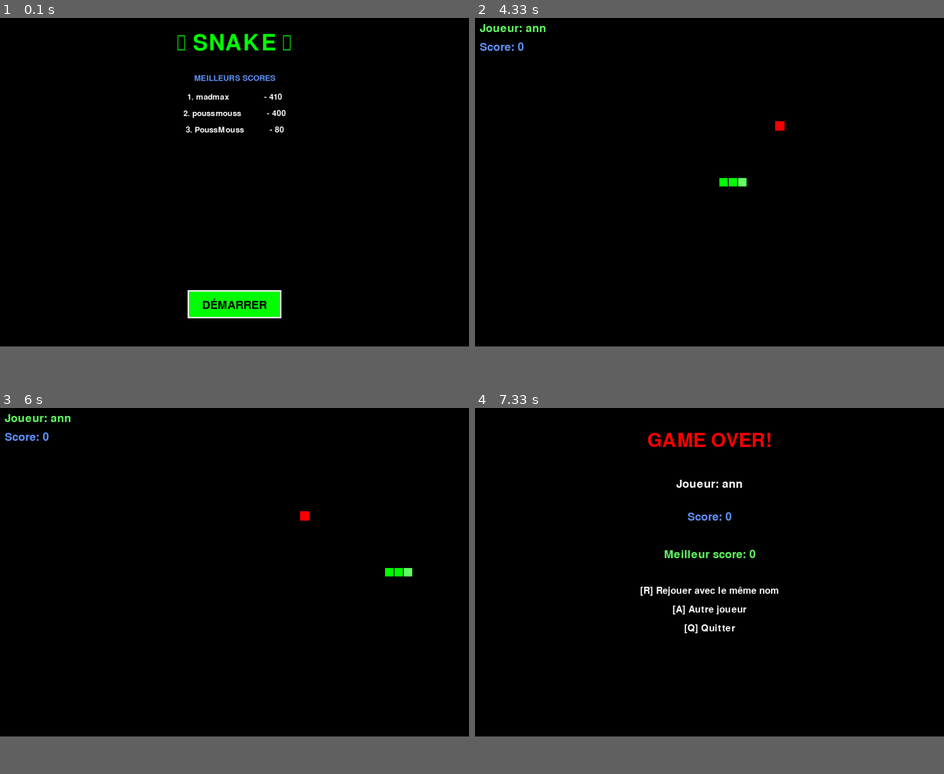
Above: before the commit, frames 1-4 (two rows, left to right).
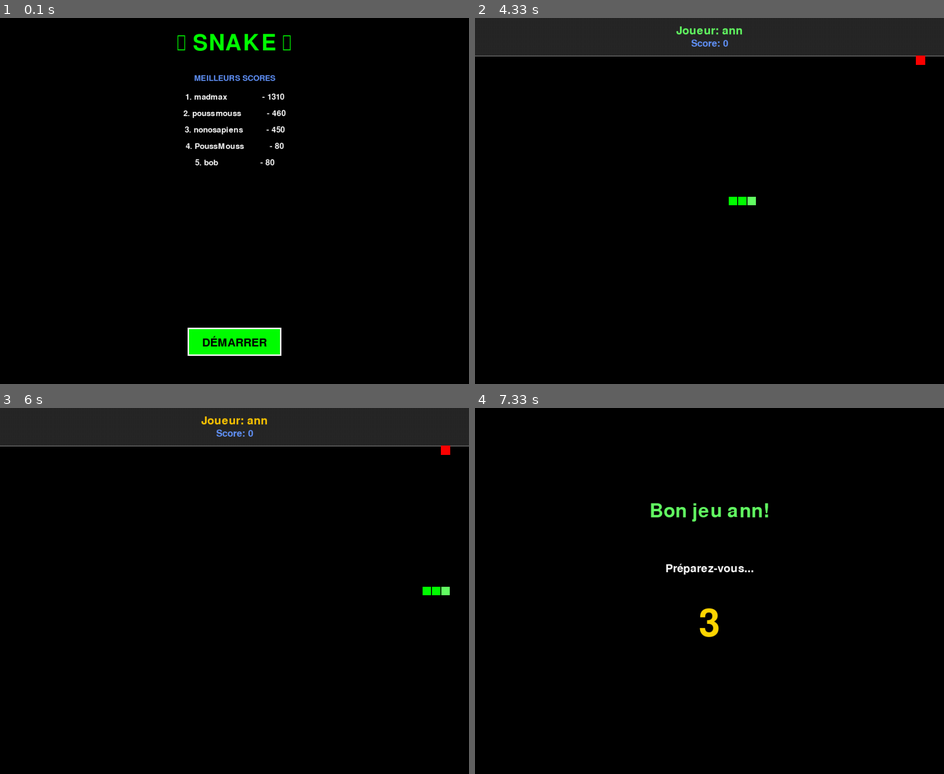
Above: after the commit, the same moments.

Repository: mouss340/pygame-zoe
Game: pygame game, started from snake_game.py
The game is run twice, just before and just after one commit, with the same random seed, the same clock (stepped at 60 frames per second) and the same inputs.
Inputs:
- Up to frame 1 (0.1 s): no input
- Up to frame 2 (4.33 s): click "DÉMARRER" at 0.38 s; type "ann" at 0.67 s; tap Enter at 1 s
- Up to frame 3 (6 s): hold ` from 5.43 s (still down); hold Right from 5.43 s (still down); tap Space at 5.5, 5.8 s
- Up to frame 4 (7.33 s): release ` at 6.07 s; release Right at 6.07 s; tap R at 6.45 s
In our replay, the window is 900x630 before the commit and 900x702 after it. These sizes can differ from the game's own. Grey fills any space a smaller window leaves; there, only what the larger window draws over its background counts as a difference.

The runs differ from the first frame. In frame 1, 3.4% of the frame differs, in the area x 39-61%, y 20-93%; in frame 2, 11%, in the area x 0-100%, y 0-52%; in frame 3, 11%; in frame 4, 2.5%.

Commit message:
UI: Fix panel layout - prevent apples and snake from entering top menu panel

Diff:
--- /dev/null
+++ b/joueurs.json
@@ -0,0 +1,30 @@
+{
+  "madmax": {
+    "couleur": [
+      255,
+      50,
+      50
+    ]
+  },
+  "bob": {
+    "couleur": [
+      0,
+      255,
+      0
+    ]
+  },
+  "nonosapiens": {
+    "couleur": [
+      0,
+      255,
+      0
+    ]
+  },
+  "poussmouss": {
+    "couleur": [
+      0,
+      100,
+      255
+    ]
+  }
+}
--- a/scores.json
+++ b/scores.json
@@ -20,7 +20,27 @@
     240,
     80,
     30,
-    410
+    410,
+    500,
+    200,
+    130,
+    190,
+    290,
+    360,
+    780,
+    90,
+    120,
+    270,
+    190,
+    270,
+    370,
+    1310,
+    600,
+    510,
+    180,
+    470,
+    190,
+    20
   ],
   "poussmouss": [
     10,
@@ -37,10 +57,31 @@
     370,
     280,
     190,
-    400
+    400,
+    150,
+    460,
+    0,
+    180,
+    30,
+    70,
+    0,
+    40
   ],
   "PoussMouss": [
     80,
     0
+  ],
+  "bob": [
+    80,
+    80,
+    40
+  ],
+  "nonosapiens": [
+    430,
+    30,
+    0,
+    20,
+    110,
+    450
   ]
 }
--- a/snake_game.py
+++ b/snake_game.py
@@ -101,6 +101,15 @@
                 return i
     return 0  # Couleur par défaut (VERT)
 
+def obtenir_couleur_rgb_joueur(joueurs, nom):
+    """
+    Retourne la couleur RGB sauvegardée d'un joueur
+    Par défaut, retourne None si pas de couleur sauvegardée
+    """
+    if nom in joueurs and "couleur" in joueurs[nom]:
+        return joueurs[nom]["couleur"]
+    return None
+
 def sauvegarder_couleur_joueur(joueurs, nom, couleur_rgb):
     """
     Sauvegarde la couleur préférée d'un joueur
@@ -137,11 +146,14 @@
 
 # Dimensions de la fenêtre du jeu
 LARGEUR = 1000
-HAUTEUR = 700
+HAUTEUR = 780  # Augmenté pour ajouter un panneau en haut (80 pixels)
 
 # Taille des carrés (pixels)
 # Tout dans ce jeu est basé sur des carrés de 20x20 pixels
 TAILLE_CASE = 20
+
+# Hauteur du panneau d'information en haut
+HAUTEUR_PANNEAU = 80
 
 # Couleurs (format RGB : Rouge, Vert, Bleu - valeurs 0 à 255)
 NOIR = (0, 0, 0)
@@ -185,8 +197,9 @@
 
 # Calculer la position de départ alignée avec la grille
 # (important : toutes les positions doivent être des multiples de TAILLE_CASE)
+# Le serpent doit démarrer après le panneau (y >= HAUTEUR_PANNEAU)
 start_x = (LARGEUR // 2) // TAILLE_CASE * TAILLE_CASE
-start_y = (HAUTEUR // 2) // TAILLE_CASE * TAILLE_CASE
+start_y = ((HAUTEUR_PANNEAU + (HAUTEUR - HAUTEUR_PANNEAU) // 2) // TAILLE_CASE) * TAILLE_CASE
 
 # Position du serpent (liste de coordonnées x, y)
 # On commence avec un serpent de 3 carrés
@@ -212,7 +225,8 @@
     """
     while True:
         x = random.randint(0, (LARGEUR - TAILLE_CASE) // TAILLE_CASE) * TAILLE_CASE
-        y = random.randint(0, (HAUTEUR - TAILLE_CASE) // TAILLE_CASE) * TAILLE_CASE
+        # Générer y dans la zone de jeu seulement (pas dans le panneau)
+        y = random.randint((HAUTEUR_PANNEAU // TAILLE_CASE), (HAUTEUR - TAILLE_CASE) // TAILLE_CASE) * TAILLE_CASE
         pomme_pos = (x, y)
         # S'assurer que la pomme n'apparaît pas sur le serpent
         # Note: On ne peut pas toujours éviter le serpent, donc on prend juste une position aléatoire
@@ -229,13 +243,52 @@
     # Donc: 0-99 pts = 1 pomme, 100-199 pts = 1 pomme, 200-299 pts = 2 pommes, etc.
     return 1 + (score // 200)
 
-def initialiser_pommes(nombre_pommes, serpent_actuel):
+def est_joueur_piege(nom_joueur):
+    """
+    Retourne True si le joueur doit être piégé (n'est pas Zoé ou un ami)
+    """
+    joueurs_amis = ["poussmouss", "madmax"]  # Les bons copains
+    return nom_joueur.lower() not in joueurs_amis
+
+def generer_pomme_pieges(serpent_actuel, piege=False):
+    """
+    Génère une pomme. Si piege=True, 20% des pommes sont près des bords
+    """
+    while True:
+        if piege and random.random() < 0.2:
+            # 20% : placer la pomme près des bords (en évitant le panneau)
+            bord_choisi = random.choice(['haut', 'bas', 'gauche', 'droite'])
+            if bord_choisi == 'haut':
+                x = random.randint(0, (LARGEUR - TAILLE_CASE) // TAILLE_CASE) * TAILLE_CASE
+                # Les 2 premières lignes après le panneau
+                y = random.randint((HAUTEUR_PANNEAU // TAILLE_CASE), (HAUTEUR_PANNEAU // TAILLE_CASE + 2)) * TAILLE_CASE
+            elif bord_choisi == 'bas':
+                x = random.randint(0, (LARGEUR - TAILLE_CASE) // TAILLE_CASE) * TAILLE_CASE
+                y = random.randint((HAUTEUR // TAILLE_CASE - 3), (HAUTEUR // TAILLE_CASE - 1)) * TAILLE_CASE  # Les 2 dernières lignes
+            elif bord_choisi == 'gauche':
+                x = random.randint(0, 2) * TAILLE_CASE  # Les 2 premières colonnes
+                # Y dans la zone de jeu seulement
+                y = random.randint((HAUTEUR_PANNEAU // TAILLE_CASE), (HAUTEUR - TAILLE_CASE) // TAILLE_CASE) * TAILLE_CASE
+            else:  # droite
+                x = random.randint((LARGEUR // TAILLE_CASE - 3), (LARGEUR // TAILLE_CASE - 1)) * TAILLE_CASE  # Les 2 dernières colonnes
+                # Y dans la zone de jeu seulement
+                y = random.randint((HAUTEUR_PANNEAU // TAILLE_CASE), (HAUTEUR - TAILLE_CASE) // TAILLE_CASE) * TAILLE_CASE
+        else:
+            # 80% : placement aléatoire normal (dans la zone de jeu, pas le panneau)
+            x = random.randint(0, (LARGEUR - TAILLE_CASE) // TAILLE_CASE) * TAILLE_CASE
+            y = random.randint((HAUTEUR_PANNEAU // TAILLE_CASE), (HAUTEUR - TAILLE_CASE) // TAILLE_CASE) * TAILLE_CASE
+
+        pomme_pos = (x, y)
+        return pomme_pos
+
+def initialiser_pommes(nombre_pommes, serpent_actuel, piege=False):
     """
     Crée une liste de pommes à partir du nombre demandé
+    Si piege=True, 20% des pommes seront près des bords
     """
     pommes = []
     for _ in range(nombre_pommes):
-        pomme = generer_pomme()
+        pomme = generer_pomme_pieges(serpent_actuel, piege=piege)
         pommes.append(pomme)
     return pommes
 
@@ -372,9 +425,8 @@
 
         horloge.tick(30)
 
-    # Charger la couleur précédente du joueur si c'est un joueur existant
+    # Garder la couleur sélectionnée par l'utilisateur (pas de rechargement)
     nom_final = nom.strip() if nom.strip() else "Joueur"
-    couleur_selectionnee = obtenir_couleur_joueur(joueurs_existants, nom_final, couleurs_disponibles)
 
     couleur_choisie = couleurs_disponibles[couleur_selectionnee][1]
     return (nom_final, couleur_choisie)
@@ -386,8 +438,9 @@
     """
     debut = pygame.time.get_ticks()
     duree_ms = duree_secondes * 1000
-
-    while (pygame.time.get_ticks() - debut) < duree_ms:
+    jeu_actif = True
+
+    while jeu_actif and (pygame.time.get_ticks() - debut) < duree_ms:
         ecran.fill(NOIR)
 
         # Afficher le titre
@@ -409,14 +462,13 @@
 
         for evt in pygame.event.get():
             if evt.type == pygame.QUIT:
-                return False
+                jeu_actif = False
 
         horloge.tick(60)
 
-    return True
+    return jeu_actif
 
 # FONCTION : Afficher un écran de pause
-# FONCTION : Afficher un effet de feu d'artifice
 def afficher_feu_artifice(ecran, duree_secondes=2):
     """
     Affiche un effet de feu d'artifice (petits carrés colorés tombants)
@@ -434,8 +486,9 @@
 
     debut = pygame.time.get_ticks()
     duree_ms = duree_secondes * 1000
-
-    while (pygame.time.get_ticks() - debut) < duree_ms:
+    jeu_actif = True
+
+    while jeu_actif and (pygame.time.get_ticks() - debut) < duree_ms:
         ecran.fill(NOIR)
 
         # Mettre à jour et dessiner les étincelles
@@ -450,11 +503,17 @@
         ecran.blit(texte, (LARGEUR // 2 - texte.get_width() // 2, 150))
 
         pygame.display.flip()
+
+        # Gérer les événements
+        for evt in pygame.event.get():
+            if evt.type == pygame.QUIT:
+                jeu_actif = False
+
         horloge.tick(60)
 
-    return True
-
-# FONCTION : Afficher l'écran de pause
+    return jeu_actif
+
+# FONCTION : Afficher un écran de pause
 def afficher_ecran_pause(ecran, nom_joueur, score_actuel):
     """
     Affiche un écran de pause avec le message "PAUSE" en gros
@@ -569,9 +628,15 @@
     Affiche un écran de fin de jeu avec le score et un message
     Retourne le choix du joueur : "rejouer", "autre_joueur", ou "quitter"
     """
+    jeu_actif = True
+
     # Si c'est un nouveau record, afficher le feu d'artifice
-    if score_final > meilleur:
-        afficher_feu_artifice(ecran, 2)
+    nouveau_record = (score_final > meilleur)
+    if nouveau_record:
+        print(f"\n🎉 NOUVEAU RECORD! {score_final} > {meilleur}")
+        jeu_actif = afficher_feu_artifice(ecran, 2)
+        if not jeu_actif:
+            return "quitter"
 
     choix = None
 
@@ -678,10 +743,17 @@
         print(f"Ton meilleur score précédent : {meilleur_score}\n")
 
         # Afficher un écran de transition avec compte à rebours
-        afficher_transition_compte_a_rebours(ecran, f"Bienvenue {nom_joueur}!", 3)
+        if not afficher_transition_compte_a_rebours(ecran, f"Bienvenue {nom_joueur}!", 3):
+            continuer_jeu = False
+            break
 
         # Prochain tour, on ne demandera pas le nom à moins que l'utilisateur choisisse "autre_joueur"
         demander_nouveau_nom = False
+    else:
+        # Quand on rejoue avec le même joueur, recharger sa couleur sauvegardée
+        couleur_sauvegardee = obtenir_couleur_rgb_joueur(tous_les_joueurs, nom_joueur)
+        if couleur_sauvegardee:
+            couleur_serpent = couleur_sauvegardee
 
     if not continuer_jeu:
         break
@@ -703,6 +775,11 @@
     score = 0
     jeu_actif = True
     jeu_pause = False
+    mode_triche = False  # Mode triche (activable avec backtick)
+
+    # Vérifier si on doit piéger le joueur (s'il n'est pas Zoé ou un ami) - sera utilisé si mode_triche est OFF
+    piege_joueur = est_joueur_piege(nom_joueur)
+    fps_jeu = FPS + 2 if (piege_joueur and not mode_triche) else FPS  # +2 FPS si piégé et pas en mode triche
 
     # Réinitialiser la position du serpent
     start_x = (LARGEUR // 2) // TAILLE_CASE * TAILLE_CASE
@@ -719,7 +796,8 @@
     direction_demandee = Direction.DROITE
 
     # Générer les pommes initiales (1 au début)
-    pommes = initialiser_pommes(1, serpent)
+    # Appliquer les pièges seulement si mode_triche est OFF
+    pommes = initialiser_pommes(1, serpent, piege=(not mode_triche and piege_joueur))
 
     while jeu_actif:
 
@@ -777,6 +855,11 @@
                 elif evenement.key == pygame.K_SPACE:
                     jeu_pause = not jeu_pause
 
+                # BACKTICK (`) pour activer/désactiver le mode triche
+                elif evenement.key == pygame.K_BACKQUOTE:
+                    mode_triche = not mode_triche
+                    print(f"Mode triche: {'ACTIVÉ' if mode_triche else 'DÉSACTIVÉ'}")
+
                 # ESC pour quitter
                 elif evenement.key == pygame.K_ESCAPE:
                     jeu_actif = False
@@ -793,9 +876,9 @@
 
         nouvelle_tete = (tete_x + dx * TAILLE_CASE, tete_y + dy * TAILLE_CASE)
 
-        # Vérifier les COLLISIONS avec les murs
+        # Vérifier les COLLISIONS avec les murs (y compris le panneau en haut)
         if (nouvelle_tete[0] < 0 or nouvelle_tete[0] >= LARGEUR or
-            nouvelle_tete[1] < 0 or nouvelle_tete[1] >= HAUTEUR):
+            nouvelle_tete[1] < HAUTEUR_PANNEAU or nouvelle_tete[1] >= HAUTEUR):
             print(f"\n💥 Collision avec un mur! Score: {score}")
             # Mettre à jour le meilleur score
             if score > meilleur_score:
@@ -820,11 +903,15 @@
         for i, pomme in enumerate(pommes):
             if nouvelle_tete == pomme:
                 # On a mangé une pomme !
-                score += 10
+                # Si mode triche est OFF et c'est un joueur à piéger, oublier 15% du temps de compter les points
+                if not mode_triche and piege_joueur and random.random() < 0.15:
+                    print(f"Oups! 👻 Point oublié...")
+                else:
+                    score += 10
                 pomme_mangee = True
                 pommes.pop(i)  # Enlever la pomme mangée
                 # Ajouter une nouvelle pomme
-                pommes.append(generer_pomme())
+                pommes.append(generer_pomme_pieges(serpent, piege=(not mode_triche and piege_joueur)))
                 print(f"Miam! Pomme mangée. Score: {score}")
 
                 # Vérifier si on doit ajouter une pomme supplémentaire
@@ -839,8 +926,23 @@
 
         # --- DESSINER (Afficher l'écran) ---
 
-        # Remplir le fond avec du noir
+        # Remplir le fond avec du noirf
         ecran.fill(NOIR)
+
+        # Dessiner le panneau d'information en haut (gris foncé)
+        pygame.draw.rect(ecran, (40, 40, 40), (0, 0, LARGEUR, HAUTEUR_PANNEAU))
+        # Ligne de séparation entre le panneau et le jeu
+        pygame.draw.line(ecran, (100, 100, 100), (0, HAUTEUR_PANNEAU), (LARGEUR, HAUTEUR_PANNEAU), 2)
+
+        # Afficher le nom du joueur au centre du panneau (haut)
+        # En couleur dorée si mode triche, sinon vert
+        couleur_nom = (255, 200, 0) if mode_triche else (100, 255, 100)
+        texte_nom = pygame.font.Font(None, 35).render(f"Joueur: {nom_joueur}", True, couleur_nom)
+        ecran.blit(texte_nom, (LARGEUR // 2 - texte_nom.get_width() // 2, 15))
+
+        # Afficher le score au centre du panneau (bas)
+        texte_score = pygame.font.Font(None, 30).render(f"Score: {score}", True, BLEU)
+        ecran.blit(texte_score, (LARGEUR // 2 - texte_score.get_width() // 2, 45))
 
         # Dessiner le serpent
         for i, (x, y) in enumerate(serpent):
@@ -860,18 +962,11 @@
         for pomme in pommes:
             pygame.draw.rect(ecran, ROUGE, (pomme[0], pomme[1], TAILLE_CASE, TAILLE_CASE))
 
-        # Dessiner le nom du joueur et le score en haut à gauche
-        texte_nom = police.render(f"Joueur: {nom_joueur}", True, (100, 255, 100))
-        ecran.blit(texte_nom, (10, 10))
-
-        texte_score = police.render(f"Score: {score}", True, BLEU)
-        ecran.blit(texte_score, (10, 50))
-
         # Mettre à jour l'affichage
         pygame.display.flip()
 
         # Contrôler la vitesse (FPS fois par seconde)
-        horloge.tick(FPS)
+        horloge.tick(fps_jeu)
 
     # ===================================================================
     # FIN DE LA PARTIE : AFFICHER LE RÉSULTAT ET DEMANDER LA SUITE
@@ -901,8 +996,19 @@
         continue
     elif choix == "rejouer":
         # Afficher la transition avec compte à rebours pour "Rejouer"
-        afficher_transition_compte_a_rebours(ecran, f"Bon jeu {nom_joueur}!", 3)
-    # Si choix == "rejouer", la boucle continue automatiquement avec le même joueur (demander_nouveau_nom reste False)
+        try:
+            transition_ok = afficher_transition_compte_a_rebours(ecran, f"Bon jeu {nom_joueur}!", 3)
+            if not transition_ok:
+                continuer_jeu = False
+                break
+        except Exception as e:
+            print(f"⚠️ Erreur pendant la transition: {e}")
+            continuer_jeu = False
+            break
+        # Vider la file d'événements après la transition
+        pygame.event.clear()
+        # Relancer le jeu avec le même joueur
+        continue
 
 # ===================================================================
 # FERMER LE JEU
Not shown, added: .gitattributes
